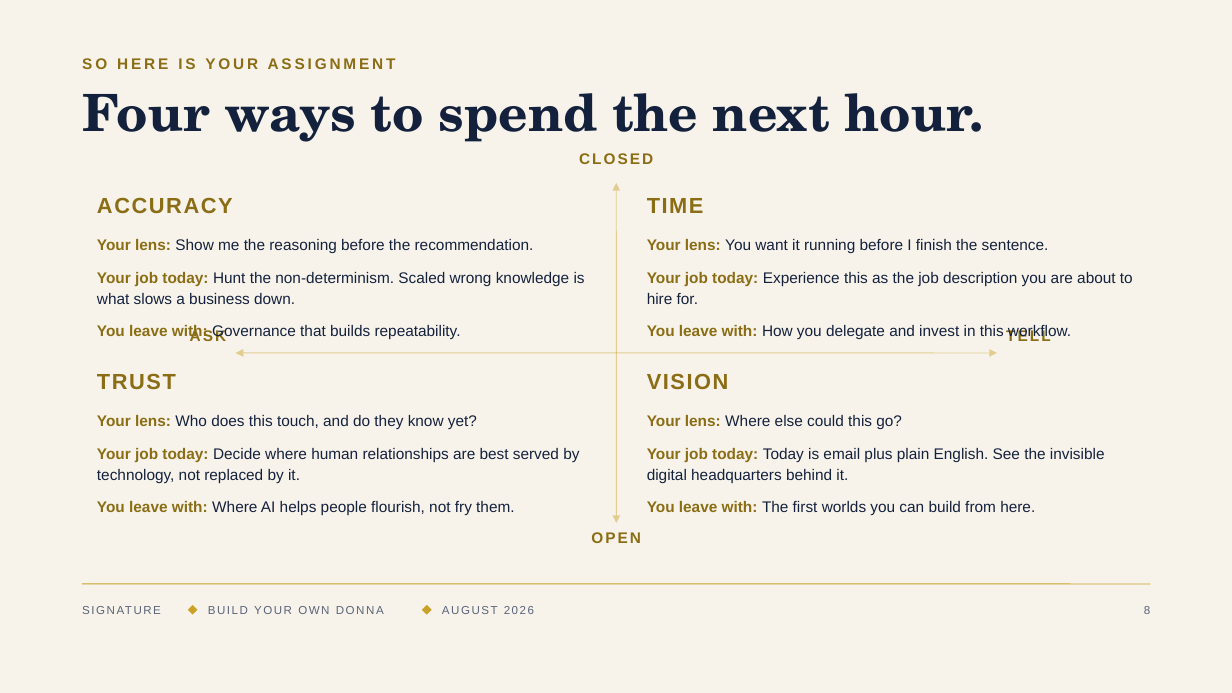
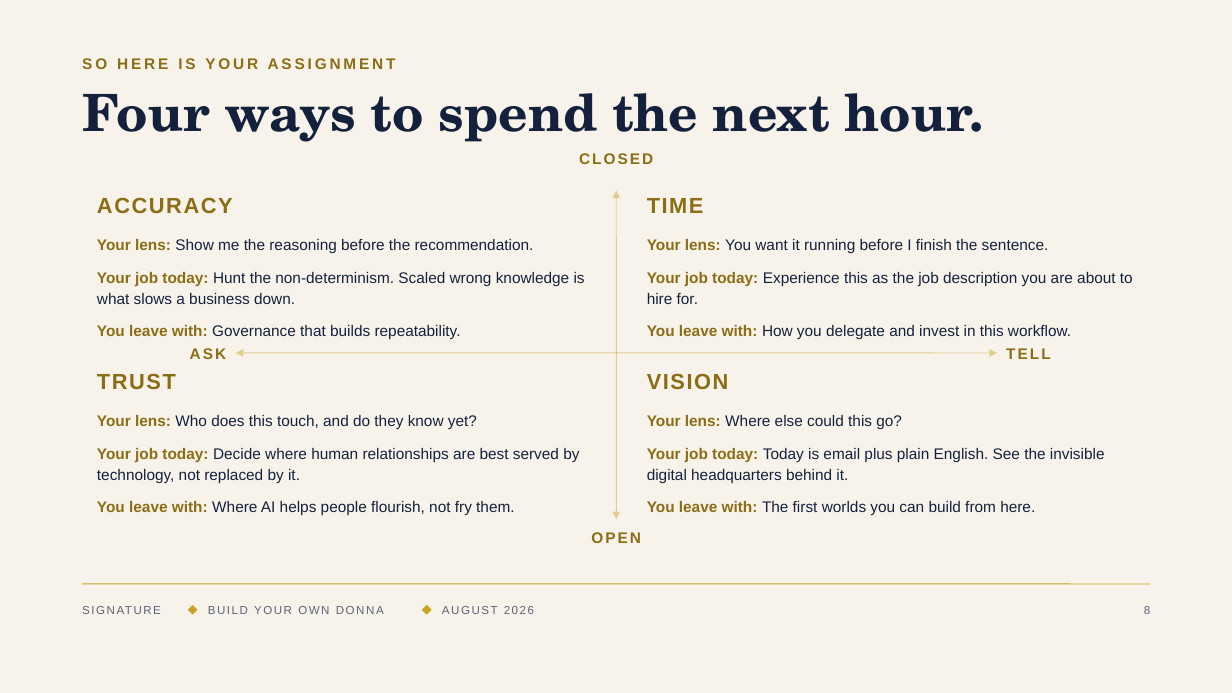
Before and after one commit to denisekgosnell/Donna, a slide deck: slide 8 of decks/build-your-own-donna-v2.pptx. Drawn at 1232x693 pixels with LibreOffice and Linux fonts; fonts in the diff are those of the drawing. Boxes give left, top, right and bottom in pixels: in the first picture for what was removed or moved away, otherwise in the second. Text is boxed around its words. In the diff, an @@ line names an element or a change of style, - is before the commit and + after.

```diff
--- a/decks/build-your-own-donna-v2.pptx
+++ b/decks/build-your-own-donna-v2.pptx
@@ double arrow moved from (616, 183) - (616, 523) to (616, 190) - (616, 519) @@
@@ text "ASK" rewrapped from bbox=[82, 325, 226, 346] to bbox=[190, 348, 227, 359] @@
@@ text "TELL" rewrapped from bbox=[1006, 325, 1151, 346] to bbox=[1006, 348, 1050, 359] @@
```
Also in this commit, not shown: 6 other slides changed, 4 other files.
